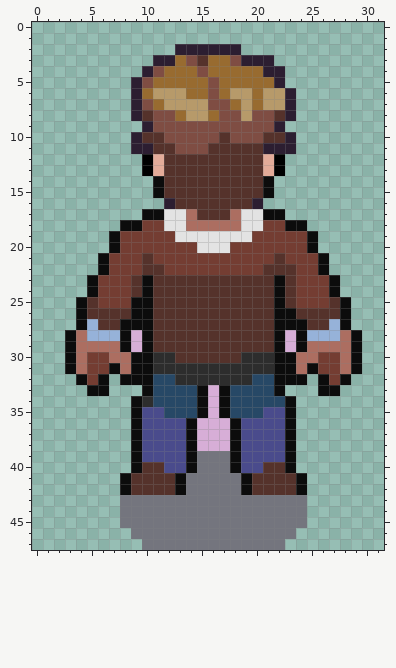
Two states of a pixel-art sprite, sprites/spr_principal_idle_back/50c47c1f-eac4-4fe2-943d-ab0439c389ac.png. This is how it looked before the edit.
The file is 96x144 pixels, drawn in blocks of 3x3; one block is one cell here.
Once edited:
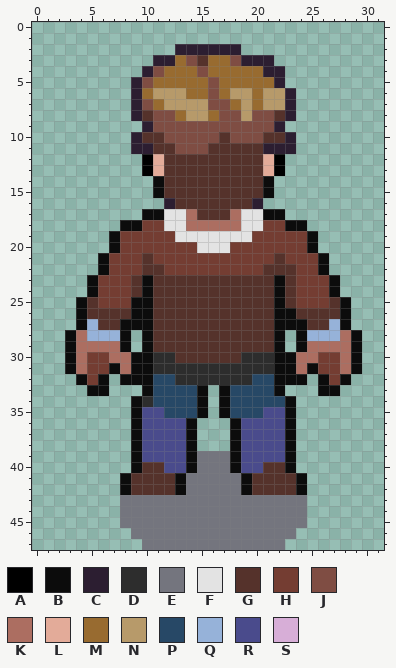
Palette (. is transparent): A #000000  B #0c0c0c  C #2c1e31  D #2d2d2d  E #74757e  F #e3e3e3  G #55322b  H #743d32  J #7f4d43  K #ac6e61  L #e3ab99  M #986b30  N #b79a6a  P #274866  Q #96b2d9  R #4a4b8c  S #d7aed7
Changes in this commit:
y 28..29: x 9 S -> .; x 23 S -> .
y 33..35: x 16 S -> .
y 36..38: x 15..17 SSS -> ...
Boxes around the changes in both pictures, in picture pixels (x1, y1, x2, y2):
erased: (131, 330, 142, 352)
erased: (285, 330, 296, 352)
erased: (197, 385, 230, 451)
